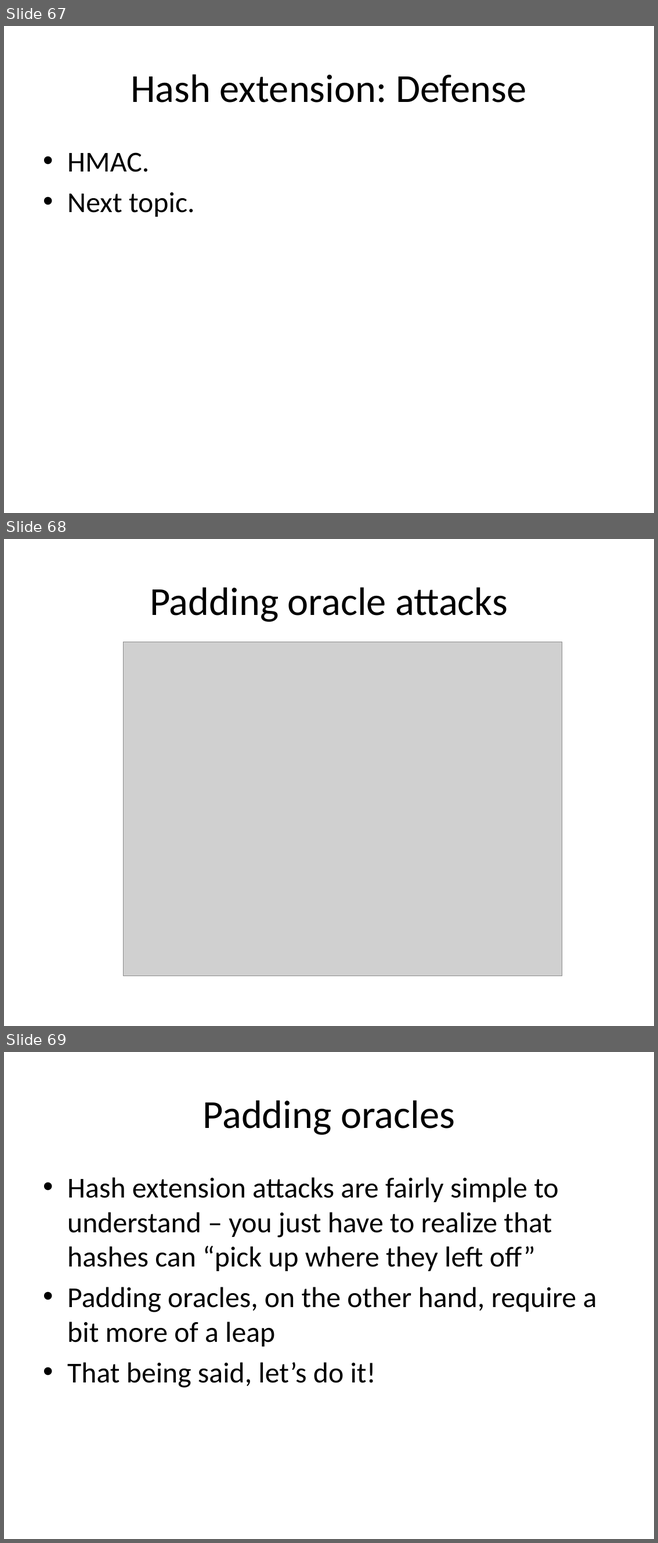
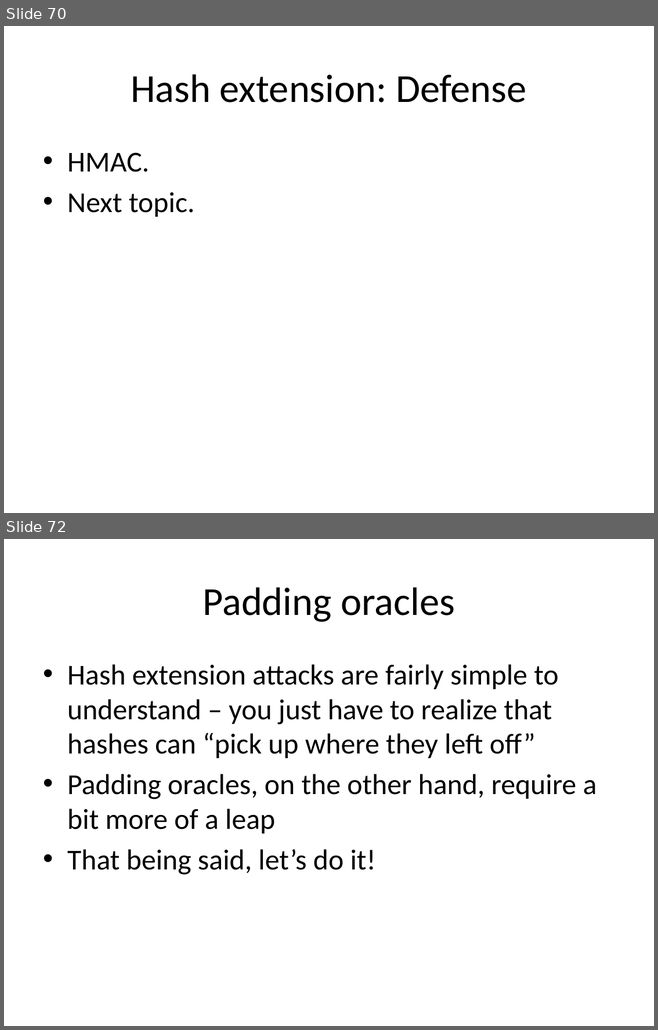
Before and after one commit to iagox86/2013-02-Shmoocon-talk, a slide deck: Shmoocon.pptx. Shown one above the other, each under a label of ours: slides 67, 68 and 69 before the commit, slides 70 and 72 after it; the slides between them are not shown. The pictures are 658x1543 and 658x1030 pixels, drawn with LibreOffice and Linux fonts; fonts in the diff are those of the drawing; grey boxes stand for pictures. Boxes give left, top, right and bottom in pixels: in the first picture for what was removed or moved away, otherwise in the second. Text is boxed around its words. In the diff, an @@ line names an element or a change of style, - is before the commit and + after.

```diff
--- a/Shmoocon.pptx
+++ b/Shmoocon.pptx
@@ slide 68 removed at box(4, 539, 654, 1026), background #FFFFFF @@
@@ title removed at box(150, 587, 507, 622) @@
-Padding oracle attacks
@@ picture removed at box(123, 642, 561, 976) @@
@@ what was slide 67 is now slide 70 @@
@@ what was slide 69 is now slide 72 @@
```
Also in this commit, not shown: 4 slides changed, 4 slides added, 1 other file.
